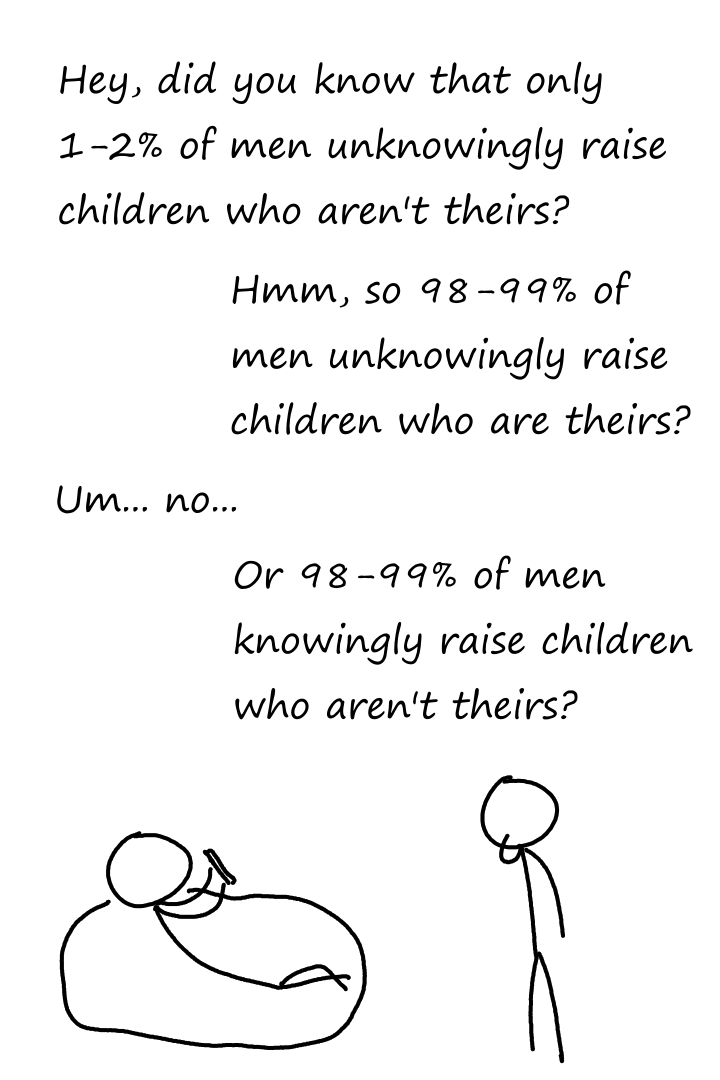
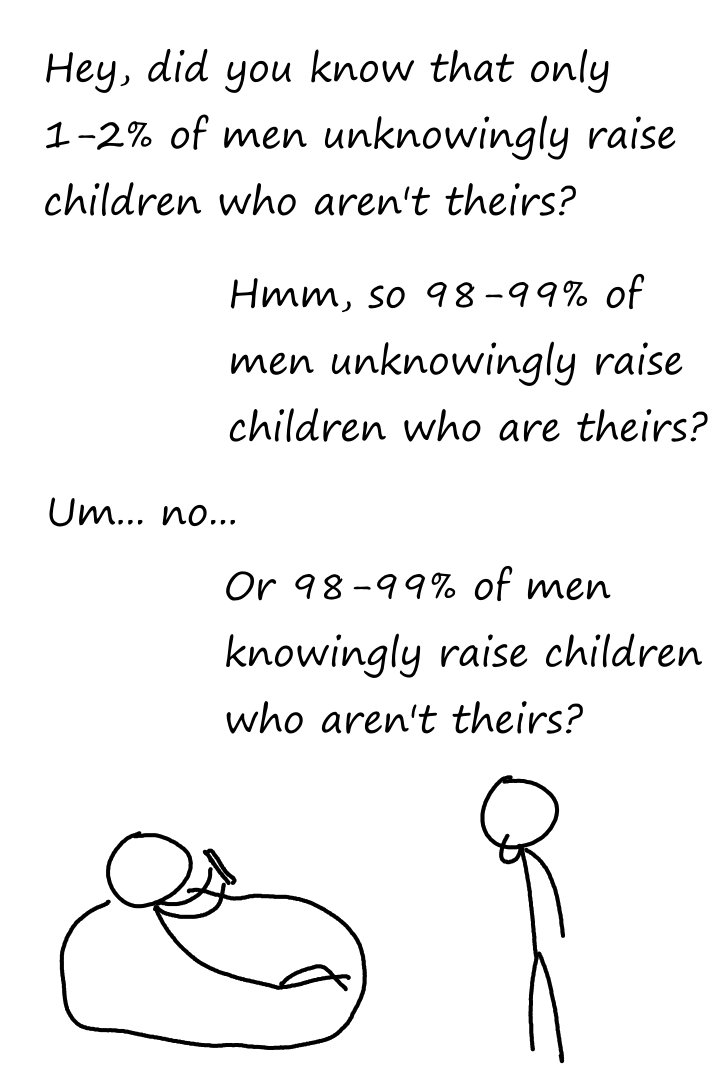
The second 720px x 1080px image is a revision of the first. Changes to its layers:
pixels changed over [45, 48, 708, 734] (layer not identified)
